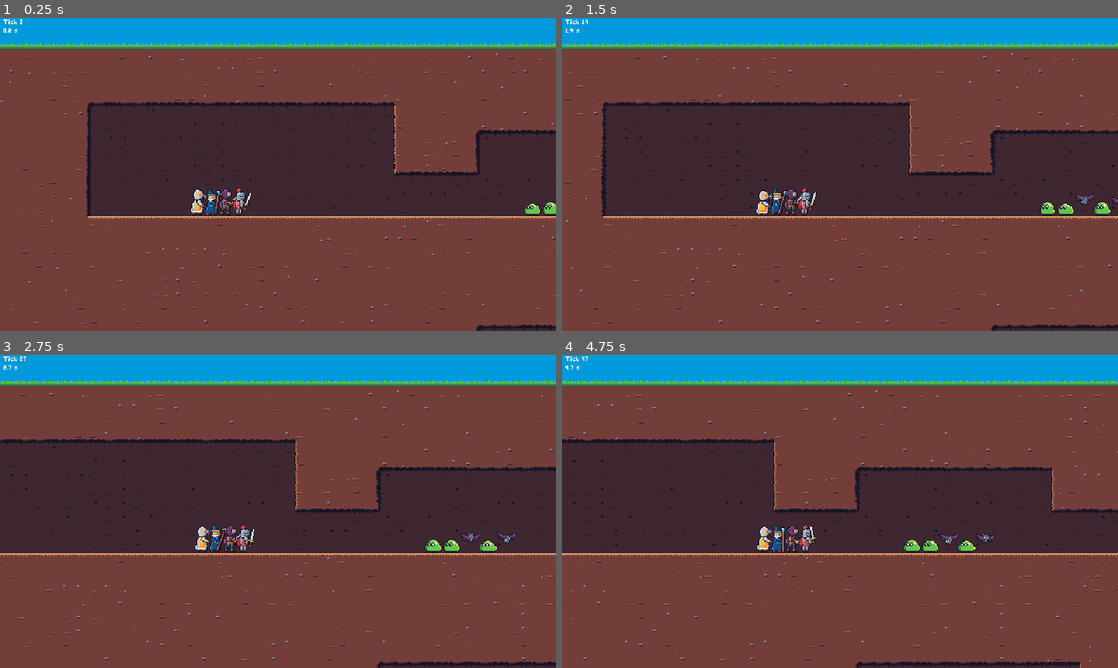
Above: before the commit, frames 1-4 (two rows, left to right).
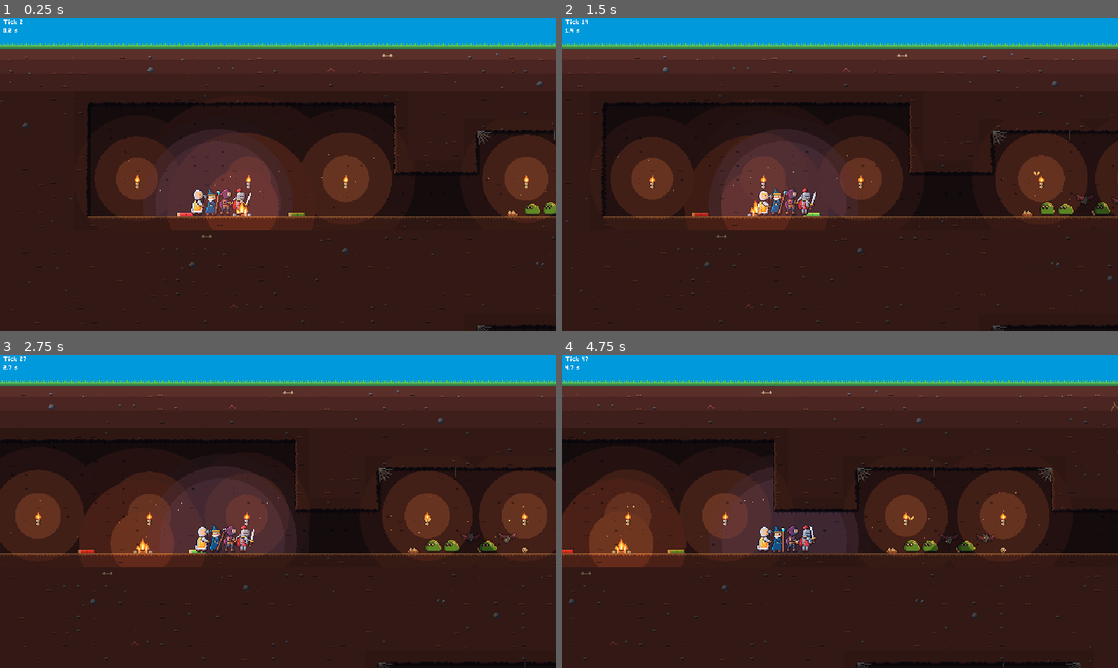
Above: after the commit, the same moments.

Repository: zakpruitt/colony
Game: Godot game, scene res://game/main.tscn
The game is run twice, just before and just after one commit, with the same random seed, the same clock (stepped at 60 frames per second) and the same inputs.
Inputs (mouse positions are in pixels of both pictures, inside the frame that each line leads up to):
- Up to frame 1 (0.25 s): no input
- Up to frame 2 (1.5 s): tap Enter at 0.5 s; move the mouse to (962, 158) at 0.52 s; hold Shift 0.53-1.25 s; click (962, 158) at 0.67 s; drag from (728, 190) to (812, 237) at 1.27 s
- Up to frame 3 (2.75 s): move the mouse to (333, 442) at 2.02 s; tap Ctrl at 2.1 s; click (333, 442) at 2.17 s
- Up to frame 4 (4.75 s): drag from (812, 574) to (673, 464) at 2.77 s; move the mouse to (1006, 558) at 3.52 s; tap Alt at 3.6 s; click (1006, 558) at 3.67 s; drag from (673, 464) to (756, 433) at 4.27 s

The runs differ from the first frame. In frame 1, 82% of the frame differs, in the area x 0-100%, y 11-100%; in frame 2, 82%; in frame 3, 82%; in frame 4, 82%.

Commit message:
feat(world): light the running game with ambience
Spec 012 built light, darkness and decoration against the labyrinth view alone and left the main scene to the lead. The world now creates it between the view and the characters, keeps the party's light on the heroes that are showing, and lifts the effects layer above the darkness so bolts and later effects keep their true colours. The 008 layer test now checks order relatively instead of by fixed child index.

Diff:
--- a/game/world/world.gd
+++ b/game/world/world.gd
@@ -44,6 +44,10 @@
 ## The characters are lifted by that one row, so feet stand on the floor line instead of sinking
 ## one pixel into it, while every position (and [method feet_position]) keeps the spec's pixel.
 const FEET_LIFT: Vector2 = Vector2(0, -1)
+## The effects layer's absolute z: over the ambience's darkness and glow.
+const EFFECTS_Z: int = 110
+## How far above the feet the party's light sits, in pixels.
+const PARTY_LIGHT_HEIGHT: float = 14.0
 
 ## Set before entering the tree.
 var simulation: Simulation
@@ -52,6 +56,8 @@
 var camera: WorldCamera
 ## World-space parent for effects, drawn above characters.
 var effects_layer: Node2D
+## Light, darkness and decoration around the labyrinth view.
+var ambience: Ambience
 
 var _characters: Node2D
 var _sprites: Dictionary[int, CharacterSprite] = {}
@@ -88,12 +94,21 @@
 	labyrinth_view.name = "LabyrinthView"
 	labyrinth_view.labyrinth = simulation.labyrinth
 	add_child(labyrinth_view)
+	# After the view and before the characters, so props draw behind the heroes.
+	ambience = Ambience.new()
+	ambience.name = "Ambience"
+	ambience.process_priority = 2  # after this node has placed the party's light
+	add_child(ambience)
+	ambience.setup(labyrinth_view)
 	_characters = Node2D.new()
 	_characters.name = "Characters"
 	_characters.position = FEET_LIFT
 	add_child(_characters)
 	effects_layer = Node2D.new()
 	effects_layer.name = "Effects"
+	# Above the darkness and glow, so bolts, numbers and sparks keep their true colours.
+	effects_layer.z_index = EFFECTS_Z
+	effects_layer.z_as_relative = false
 	add_child(effects_layer)
 	camera = WorldCamera.new()
 	camera.name = "WorldCamera"
@@ -161,10 +176,27 @@
 		sprite.advance(delta)
 	_remove_finished()
 	_fly_bolts(delta)
+	_place_party_light()
 	_aim_camera(delta)
 
 
 # --- Characters ----------------------------------------------------------------
+
+
+## Centres the party's light on the heroes that are showing.
+func _place_party_light() -> void:
+	var low: float = INF
+	var high: float = -INF
+	var feet_y: float = 0.0
+	for hero: Hero in simulation.party.heroes:
+		var sprite: CharacterSprite = character(hero.id)
+		if sprite == null or not sprite.visible:
+			continue
+		low = minf(low, sprite.position.x)
+		high = maxf(high, sprite.position.x)
+		feet_y = sprite.position.y
+	if low <= high:
+		ambience.party_light_position = Vector2((low + high) / 2.0, feet_y - PARTY_LIGHT_HEIGHT)
 
 
 func _leader_id() -> int:
--- a/tests/acceptance/test_008_world_integration.gd
+++ b/tests/acceptance/test_008_world_integration.gd
@@ -677,10 +677,20 @@
 	assert_true(world.effects_layer is Node2D, "an effects layer")
 	assert_eq(world.effects_layer.get_parent(), world, "in the world")
 	assert_eq(world.labyrinth_view.get_index(), 0, "the labyrinth is drawn first")
-	assert_eq(world.effects_layer.get_index(), 2, "effects after the characters")
-	var characters: Node = world.get_child(1)
-	assert_true(characters is Node2D, "characters in between")
-	assert_eq(world.character(KNIGHT).get_parent(), characters, "heroes are in it")
+	var characters: Node = world.character(KNIGHT).get_parent()
+	assert_true(characters is Node2D, "heroes are in a characters node")
+	assert_eq(characters.get_parent(), world, "in the world")
+	assert_gt(
+		characters.get_index(), world.labyrinth_view.get_index(), "characters over the labyrinth"
+	)
+	assert_gt(
+		world.effects_layer.get_index(), characters.get_index(), "effects after the characters"
+	)
+	# Ambience (spec 012) sits between the view and the characters, so props draw behind heroes.
+	assert_gt(
+		world.ambience.get_index(), world.labyrinth_view.get_index(), "ambience over the view"
+	)
+	assert_lt(world.ambience.get_index(), characters.get_index(), "ambience under the characters")
 	assert_eq(world.camera.get_parent(), world, "the camera is the world's")
 	assert_eq(world.position, Vector2.ZERO, "the world stays at the origin")
 	assert_true(main.hud_layer is CanvasLayer, "a HUD layer")
